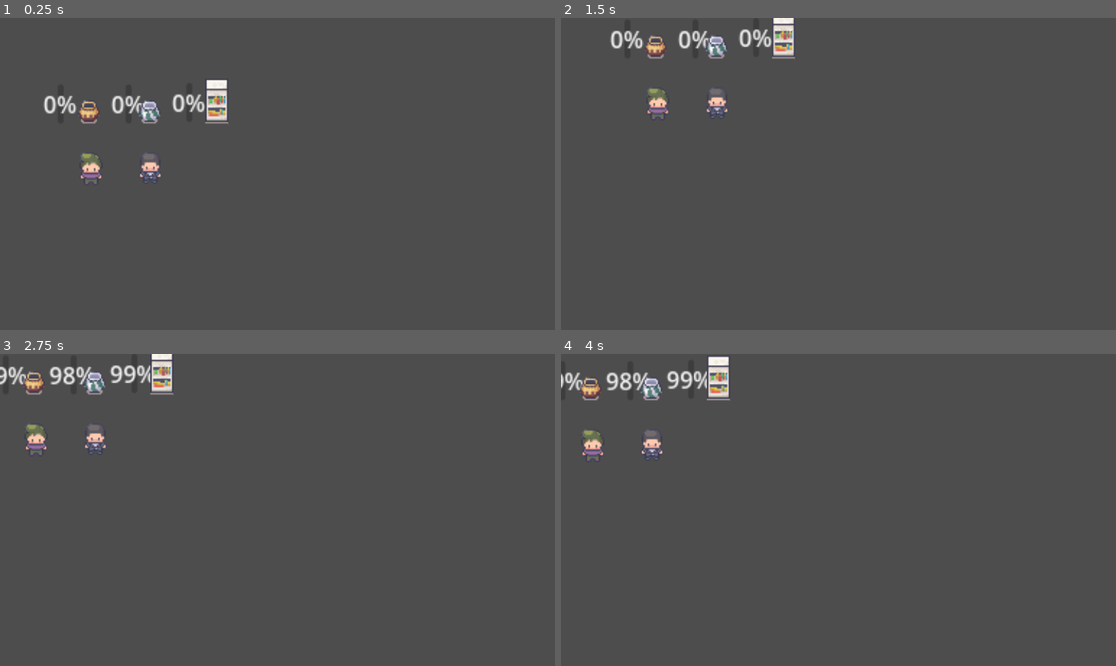
Above: before the commit, frames 1-4 (two rows, left to right).
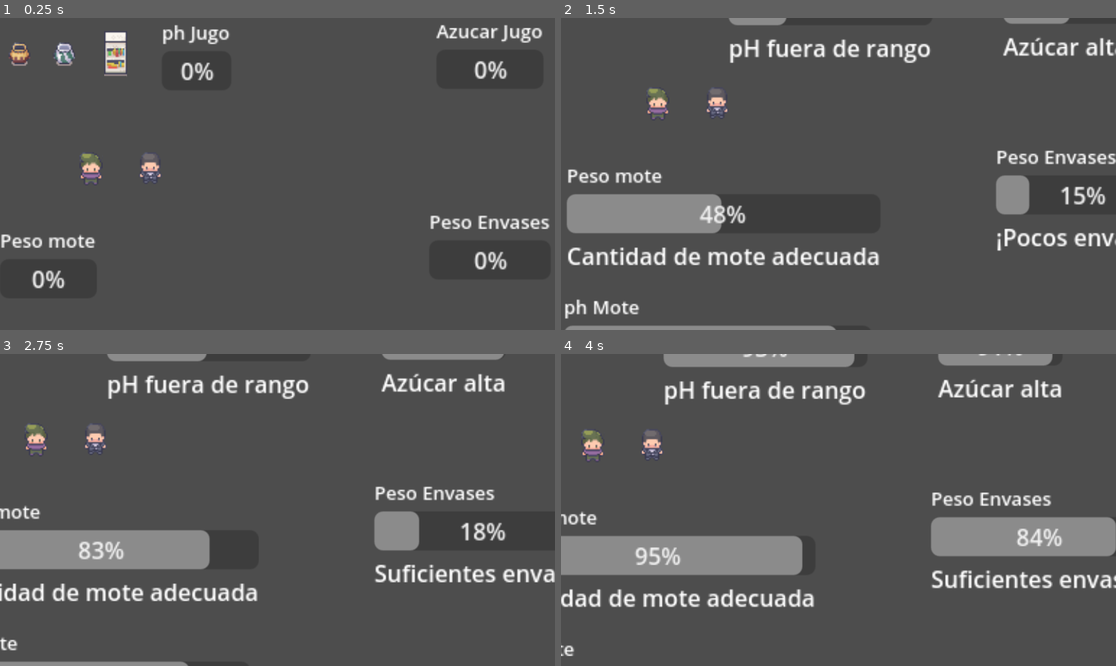
Above: after the commit, the same moments.

Repository: BenjaminPavez/Taller-de-Programacion-ILI-140
Game: Godot game, scene res://scenes/mote_store.tscn
The game is run twice, just before and just after one commit, with the same random seed, the same clock (stepped at 60 frames per second) and the same inputs.
Inputs (mouse positions are in pixels of both pictures, inside the frame that each line leads up to):
- Up to frame 1 (0.25 s): no input
- Up to frame 2 (1.5 s): tap Enter at 0.5 s; move the mouse to (960, 158) at 0.52 s; hold S (camera_move_down) 0.53-1.28 s; move the mouse to (727, 189) at 1.27 s; tap A (camera_move_left) at 1.35 s
- Up to frame 3 (2.75 s): move the mouse to (333, 441) at 2.02 s; hold D (camera_move_right) from 2.03 s (still down)
- Up to frame 4 (4 s): move the mouse to (810, 572) at 2.77 s; release D (camera_move_right) at 2.78 s; tap W (camera_move_up) at 2.85 s; tap Space at 3.5 s; move the mouse to (1005, 556) at 3.52 s; tap Middle mouse button (camera_pan) at 3.6 s

The runs differ from the first frame. In frame 1, 5.1% of the frame differs, in the area x 0-99%, y 2-87%; in frame 2, 12%; in frame 3, 14%; in frame 4, 18%, in the area x 0-100%, y 0-97%.

Commit message:
Reorganización de sensores

Diff:
--- a/Proyecto 2/motestore/scenes/mote_store.gd
+++ b/Proyecto 2/motestore/scenes/mote_store.gd
@@ -1,35 +1,44 @@
 extends Node2D
 
-# Variables que simulan los niveles
-var nivel_jugo = 100
-var nivel_mote = 100
-var nivel_envases = 100
+#Jugo
+@onready var jugo_ph = $Sensores/SensorPHjugo/PHJugo
+@onready var jugo_ph_alerta = $Sensores/SensorPHjugo/PHJugoAlerta
+
+@onready var altura_jugo = $Sensores/SensorNivelJugo/NivelJugo
+@onready var jugo_altura_alerta = $Sensores/SensorNivelJugo/NivelJugoAlerta
+
+@onready var jugo_azucar = $Sensores/SensorAzucarJugo/AzucarJugo
+@onready var jugo_azucar_alerta = $Sensores/SensorAzucarJugo/AzucarJugoAlerta
+
+#Mote
+@onready var mote_ph = $Sensores/SensorPHmote/PHMote
+@onready var mote_ph_alerta = $Sensores/SensorPHmote/PHMoteAlerta
+
+@onready var peso_mote = $Sensores/SensorPesoMote/PesoMote
+@onready var peso_mote_alerta = $Sensores/SensorPesoMote/PesoMoteAlerta
+
+#Envases
+@onready var peso_envases = $Sensores/SensorEnvases/PesoEnvases
+@onready var peso_envases_alerta = $Sensores/SensorEnvases/PesoEnvasesAlerta
 
 func _ready():
-	$ControladorTimer.timeout.connect(_on_timer_timeout)
+	$ControladorTimer.start()
+	$SistemaJugo.set_widgets(jugo_ph, jugo_ph_alerta, jugo_azucar_alerta, jugo_altura_alerta)
+	$SistemaMote.set_widgets(mote_ph, mote_ph_alerta, peso_mote_alerta)
+func _on_controlador_timer_timeout():
+	# Simulación
+	jugo_ph.value = randf_range(3.0, 20.0)
+	jugo_azucar.value = randf_range(5.0, 100.0)
+	altura_jugo.value = randf_range(10.0, 100.0)
+	mote_ph.value = randf_range(3.0, 20.0)
+	peso_mote.value = randf_range(1.0, 100.0)
+	peso_envases.value = randf_range(1.0, 30.0)
 
-func _on_timer_timeout():
-	nivel_jugo -= randi() % 5
-	nivel_mote -= randi() % 3
-	nivel_envases -= 1
-
-	# Limita los valores
-	nivel_jugo = clamp(nivel_jugo, 0, 100)
-	nivel_mote = clamp(nivel_mote, 0, 100)
-	nivel_envases = clamp(nivel_envases, 0, 100)
-
-	actualizar_barras()
-	verificar_suministros()
-
-func actualizar_barras():
-	$BarraJugo.value = nivel_jugo
-	$BarraMote.value = nivel_mote
-	$BarraEnvases.value = nivel_envases
-
-func verificar_suministros():
-	if nivel_jugo <= 20:
-		print("⚠️ Poco jugo")
-	if nivel_mote <= 20:
-		print("⚠️ Poco mote")
-	if nivel_envases <= 10:
-		print("⚠️ Pocos envases")
+	# Llamado a sistemas expertos
+	$SistemaJugo.evaluar(jugo_ph.value, jugo_azucar.value, altura_jugo.value)
+	$SistemaMote.evaluar(mote_ph.value, peso_mote.value)
+	# Se revisa el peso de envases (no sistema experto al tener 1 "sensor")
+	if peso_envases.value < 5:
+		peso_envases_alerta.text = "¡Pocos envases!"
+	else:
+		peso_envases_alerta.text = "Suficientes envases"
--- a/Proyecto 2/motestore/scenes/mote_store.tscn
+++ b/Proyecto 2/motestore/scenes/mote_store.tscn
@@ -6,6 +6,8 @@
 [ext_resource type="Texture2D" uid="uid://ctnycn8dqlchm" path="res://assets/characters/Adam_16x16.png" id="3_o4a1f"]
 [ext_resource type="Texture2D" uid="uid://dauqolt4ato1p" path="res://assets/characters/Bob_16x16.png" id="4_c4x53"]
 [ext_resource type="Script" uid="uid://byp3layxffwgo" path="res://scenes/camera_2d.gd" id="6_c4x53"]
+[ext_resource type="Script" uid="uid://brq40jr6q2hpj" path="res://scenes/sistema_jugo.gd" id="7_4p8li"]
+[ext_resource type="Script" uid="uid://blqmvdfv13t33" path="res://scenes/sistema_mote.gd" id="8_lh8h7"]
 
 [sub_resource type="TileSetAtlasSource" id="TileSetAtlasSource_uaksq"]
 texture = ExtResource("2_jrfci")
@@ -2087,12 +2089,30 @@
 "speed": 5.0
 }]
 
+[sub_resource type="LabelSettings" id="LabelSettings_lh8h7"]
+font_size = 13
+
+[sub_resource type="LabelSettings" id="LabelSettings_kx1bo"]
+font_size = 13
+
+[sub_resource type="LabelSettings" id="LabelSettings_546d2"]
+font_size = 13
+
+[sub_resource type="LabelSettings" id="LabelSettings_8ngal"]
+font_size = 13
+
+[sub_resource type="LabelSettings" id="LabelSettings_0l3r5"]
+font_size = 13
+
+[sub_resource type="LabelSettings" id="LabelSettings_scu85"]
+font_size = 13
+
 [node name="moteStore" type="Node2D"]
 script = ExtResource("1_o4a1f")
 
 [node name="mote" type="Sprite2D" parent="."]
 top_level = true
-position = Vector2(63, 67)
+position = Vector2(15, 27)
 texture = ExtResource("2_jrfci")
 region_enabled = true
 region_rect = Rect2(0, 1096, 16, 24)
@@ -2106,14 +2126,14 @@
 
 [node name="jugo" type="Sprite2D" parent="."]
 top_level = true
-position = Vector2(105, 67)
+position = Vector2(46, 27)
 texture = ExtResource("2_jrfci")
 region_enabled = true
 region_rect = Rect2(16, 1096, 16, 24)
 
 [node name="envases" type="Sprite2D" parent="."]
 top_level = true
-position = Vector2(152, 60)
+position = Vector2(82, 27)
 texture = ExtResource("2_jrfci")
 region_enabled = true
 region_rect = Rect2(48, 296, 16, 32)
@@ -2130,32 +2150,127 @@
 animation = &"stand_down"
 frame_progress = 0.367114
 
-[node name="BarraMote" type="ProgressBar" parent="."]
-offset_left = 42.0
-offset_top = 48.0
-offset_right = 46.0
-offset_bottom = 75.0
-metadata/_edit_use_anchors_ = true
-
-[node name="BarraJugo" type="ProgressBar" parent="."]
-offset_left = 89.0
-offset_top = 48.0
-offset_right = 93.0
-offset_bottom = 75.0
-metadata/_edit_use_anchors_ = true
-
-[node name="BarraEnvases" type="ProgressBar" parent="."]
-offset_left = 131.0
-offset_top = 47.0
-offset_right = 135.0
-offset_bottom = 74.0
-metadata/_edit_use_anchors_ = true
-
 [node name="ControladorTimer" type="Timer" parent="."]
-wait_time = 2.0
 autostart = true
 
 [node name="Camera2D" type="Camera2D" parent="."]
 position = Vector2(194, 110)
 zoom = Vector2(3, 3)
 script = ExtResource("6_c4x53")
+
+[node name="Sensores" type="Node" parent="."]
+
+[node name="SensorPHjugo" type="VBoxContainer" parent="Sensores"]
+offset_left = 114.0
+offset_top = 3.0
+offset_right = 162.0
+offset_bottom = 79.0
+
+[node name="Etiqueta" type="Label" parent="Sensores/SensorPHjugo"]
+layout_mode = 2
+text = "ph Jugo"
+label_settings = SubResource("LabelSettings_lh8h7")
+
+[node name="PHJugo" type="ProgressBar" parent="Sensores/SensorPHjugo"]
+layout_mode = 2
+max_value = 20.0
+
+[node name="PHJugoAlerta" type="Label" parent="Sensores/SensorPHjugo"]
+layout_mode = 2
+
+[node name="SensorAzucarJugo" type="VBoxContainer" parent="Sensores"]
+offset_left = 304.0
+offset_top = 2.0
+offset_right = 378.0
+offset_bottom = 78.0
+
+[node name="Etiqueta" type="Label" parent="Sensores/SensorAzucarJugo"]
+layout_mode = 2
+text = "Azucar Jugo"
+label_settings = SubResource("LabelSettings_kx1bo")
+
+[node name="AzucarJugo" type="ProgressBar" parent="Sensores/SensorAzucarJugo"]
+layout_mode = 2
+
+[node name="AzucarJugoAlerta" type="Label" parent="Sensores/SensorAzucarJugo"]
+layout_mode = 2
+
+[node name="SensorNivelJugo" type="VBoxContainer" parent="Sensores"]
+offset_left = 485.0
+offset_top = 1.0
+offset_right = 548.0
+offset_bottom = 82.0
+
+[node name="Etiqueta" type="Label" parent="Sensores/SensorNivelJugo"]
+layout_mode = 2
+text = "Nivel Jugo"
+label_settings = SubResource("LabelSettings_546d2")
+
+[node name="NivelJugo" type="ProgressBar" parent="Sensores/SensorNivelJugo"]
+layout_mode = 2
+metadata/_edit_use_anchors_ = true
+
+[node name="NivelJugoAlerta" type="Label" parent="Sensores/SensorNivelJugo"]
+layout_mode = 2
+
+[node name="SensorPHmote" type="VBoxContainer" parent="Sensores"]
+offset_top = 238.0
+offset_right = 53.0
+offset_bottom = 319.0
+
+[node name="Etiqueta" type="Label" parent="Sensores/SensorPHmote"]
+layout_mode = 2
+text = "ph Mote"
+label_settings = SubResource("LabelSettings_8ngal")
+
+[node name="PHMote" type="ProgressBar" parent="Sensores/SensorPHmote"]
+layout_mode = 2
+max_value = 20.0
+
+[node name="PHMoteAlerta" type="Label" parent="Sensores/SensorPHmote"]
+layout_mode = 2
+
+[node name="SensorPesoMote" type="VBoxContainer" parent="Sensores"]
+offset_left = 2.0
+offset_top = 147.0
+offset_right = 69.0
+offset_bottom = 223.0
+
+[node name="Etiqueta" type="Label" parent="Sensores/SensorPesoMote"]
+layout_mode = 2
+text = "Peso mote"
+label_settings = SubResource("LabelSettings_0l3r5")
+
+[node name="PesoMote" type="ProgressBar" parent="Sensores/SensorPesoMote"]
+layout_mode = 2
+metadata/_edit_use_anchors_ = true
+
+[node name="PesoMoteAlerta" type="Label" parent="Sensores/SensorPesoMote"]
+layout_mode = 2
+
+[node name="SensorEnvases" type="VBoxContainer" parent="Sensores"]
+offset_left = 299.0
+offset_top = 134.0
+offset_right = 383.0
+offset_bottom = 215.0
+
+[node name="Etiqueta" type="Label" parent="Sensores/SensorEnvases"]
+layout_mode = 2
+text = "Peso Envases"
+label_settings = SubResource("LabelSettings_scu85")
+
+[node name="PesoEnvases" type="ProgressBar" parent="Sensores/SensorEnvases"]
+layout_mode = 2
+max_value = 30.0
+metadata/_edit_use_anchors_ = true
+
+[node name="PesoEnvasesAlerta" type="Label" parent="Sensores/SensorEnvases"]
+layout_mode = 2
+
+[node name="SistemaJugo" type="Node" parent="."]
+script = ExtResource("7_4p8li")
+
+[node name="SistemaMote" type="Node" parent="."]
+script = ExtResource("8_lh8h7")
+
+[connection signal="timeout" from="ControladorTimer" to="." method="_on_controlador_timer_timeout"]
--- /dev/null
+++ b/Proyecto 2/motestore/scenes/sistema_jugo.gd
@@ -0,0 +1,33 @@
+extends Node
+
+var ph_barra : ProgressBar
+var ph_alerta : Label
+var azucar_alerta : Label
+var altura_alerta : Label
+
+func set_widgets(barra_ref: ProgressBar, ph_alerta_ref: Label, azucar_alerta_ref: Label, altura_alerta_ref: Label):
+	ph_barra = barra_ref
+	ph_alerta = ph_alerta_ref
+	azucar_alerta = azucar_alerta_ref
+	altura_alerta = altura_alerta_ref
+
+func evaluar(ph: float, azucar: float, altura: float):
+	# Evaluar pH
+	if ph < 3.5 or ph > 4.5:
+		ph_alerta.text = "pH fuera de rango"
+		ph_barra.add_theme_color_override("fg_color", Color.RED)
+	else:
+		ph_alerta.text = "pH correcto"
+		ph_barra.add_theme_color_override("fg_color", Color.GREEN)
+
+	# Evaluar azúcar
+	if azucar > 10:
+		azucar_alerta.text = "Azúcar alta"
+	else:
+		azucar_alerta.text = "Azúcar normal"
+
+	# Evaluar nivel de jugo
+	if altura < 20:
+		altura_alerta.text = "Poco jugo"
+	else:
+		altura_alerta.text = "Nivel adecuado"
--- /dev/null
+++ b/Proyecto 2/motestore/scenes/sistema_mote.gd
@@ -0,0 +1,23 @@
+extends Node
+
+var ph_barra : ProgressBar
+var ph_alerta : Label
+var peso_alerta : Label
+
+func set_widgets(barra_ref: ProgressBar, ph_alerta_ref: Label, peso_alerta_ref: Label):
+	ph_barra = barra_ref
+	ph_alerta = ph_alerta_ref
+	peso_alerta = peso_alerta_ref
+
+func evaluar(ph: float, peso: float):
+	if ph < 3.5 or ph > 4.5:
+		ph_alerta.text = "pH del mote fuera de rango"
+		ph_barra.add_theme_color_override("fg_color", Color.RED)
+	else:
+		ph_alerta.text = "pH correcto"
+		ph_barra.add_theme_color_override("fg_color", Color.GREEN)
+
+	if peso < 10:
+		peso_alerta.text = "Poco mote disponible"
+	else:
+		peso_alerta.text = "Cantidad de mote adecuada"
Not shown: 1 places in Proyecto 2/motestore/scenes/mote_store.tscn that only renumber resources
Not shown, added: Proyecto 2/motestore/scenes/sistema_jugo.gd.uid
Not shown, added: Proyecto 2/motestore/scenes/sistema_mote.gd.uid
